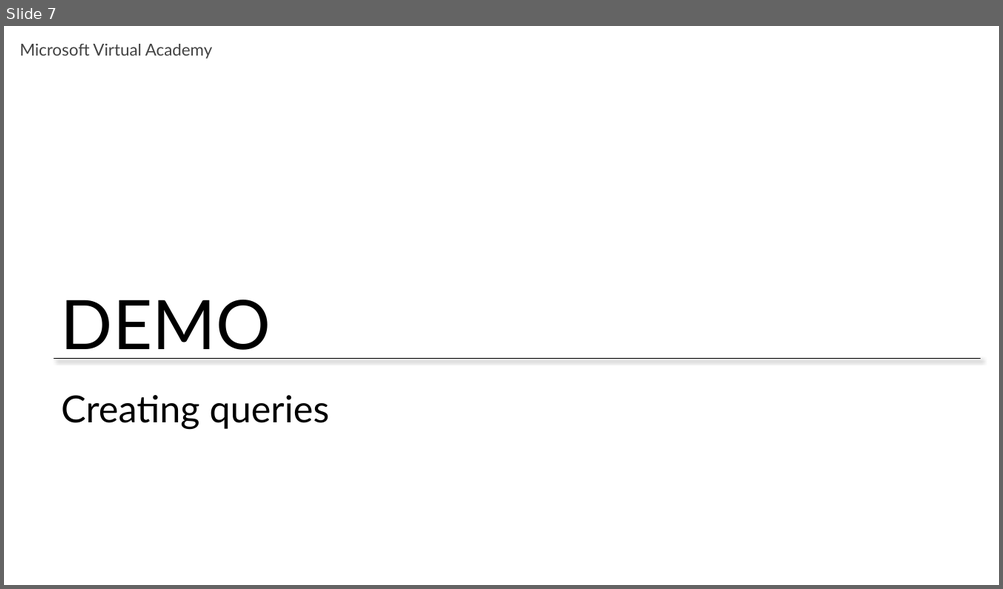
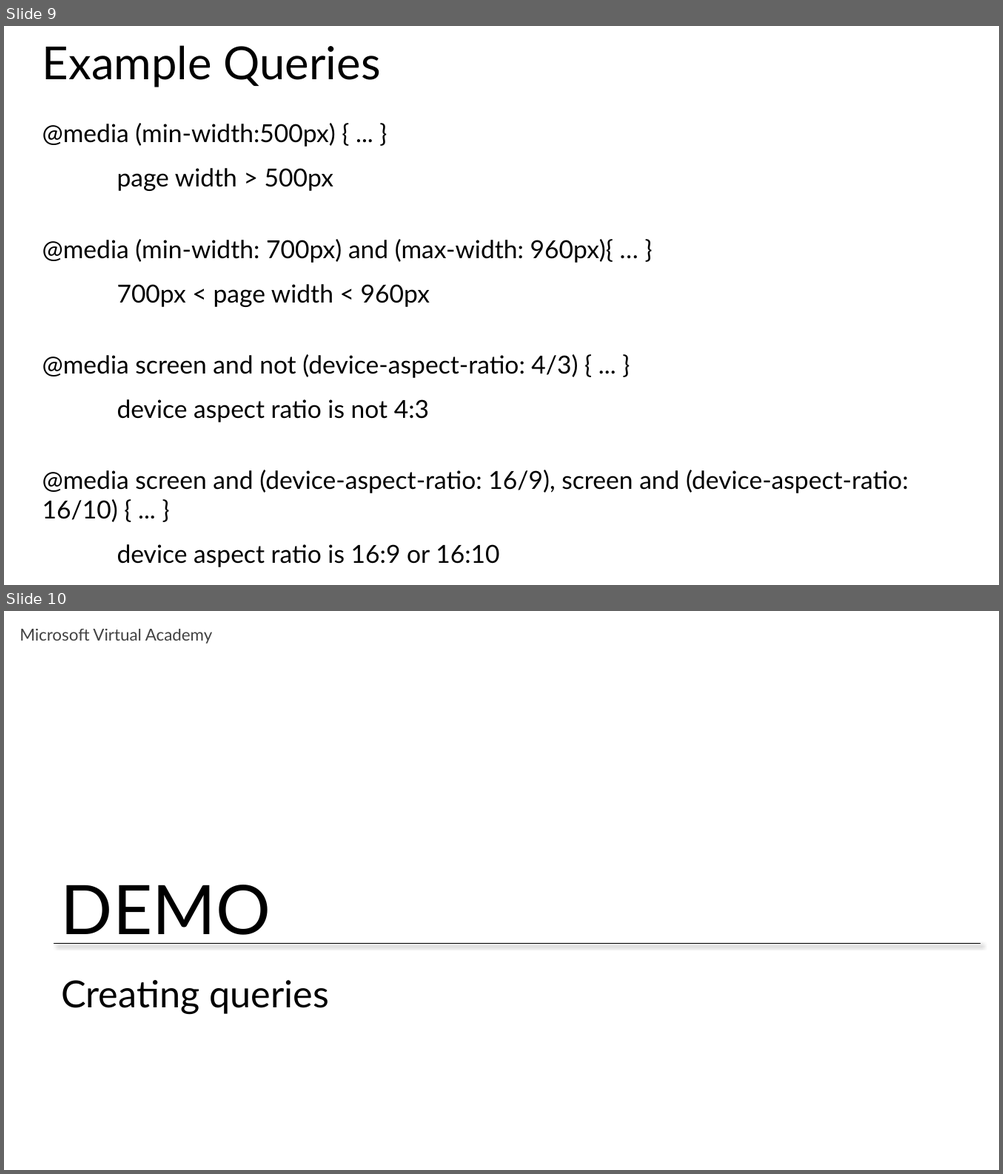
Before and after one commit to CharaD7/CSS-Style, a slide deck: Slides/Module 4.pptx. Shown one above the other, each under a label of ours: slide 7 before the commit, slides 9 and 10 after it. The pictures are 1003x589 and 1003x1174 pixels, drawn with LibreOffice and Linux fonts; fonts in the diff are those of the drawing. Boxes give left, top, right and bottom in pixels: in the first picture for what was removed or moved away, otherwise in the second. Text is boxed around its words. In the diff, an @@ line names an element or a change of style, - is before the commit and + after.

```diff
--- a/Slides/Module 4.pptx
+++ b/Slides/Module 4.pptx
@@ slide 9 added at <box>4,26,999,585</box>, background #FFFFFF @@
@@ title added at <box>42,45,381,87</box>, 44 pt, text #000000 @@
+Example Queries
@@ text added at <box>42,123,908,568</box>, 24 pt, text #000000 @@
+@media (min-width:500px) { ... }
+page width > 500px
+@media (min-width: 700px) and (max-width: 960px){ … }
+700px < page width < 960px
+@media screen and not (device-aspect-ratio: 4/3) { ... }
+device aspect ratio is not 4:3
+@media screen and (device-aspect-ratio: 16/9), screen and (device-aspect-ratio: 16/10) { ... }
+device aspect ratio is 16:9 or 16:10
@@ what was slide 7 is now slide 10 @@
```
Also in this commit, not shown: 4 slides changed, 3 other slides added, 5 other files.
